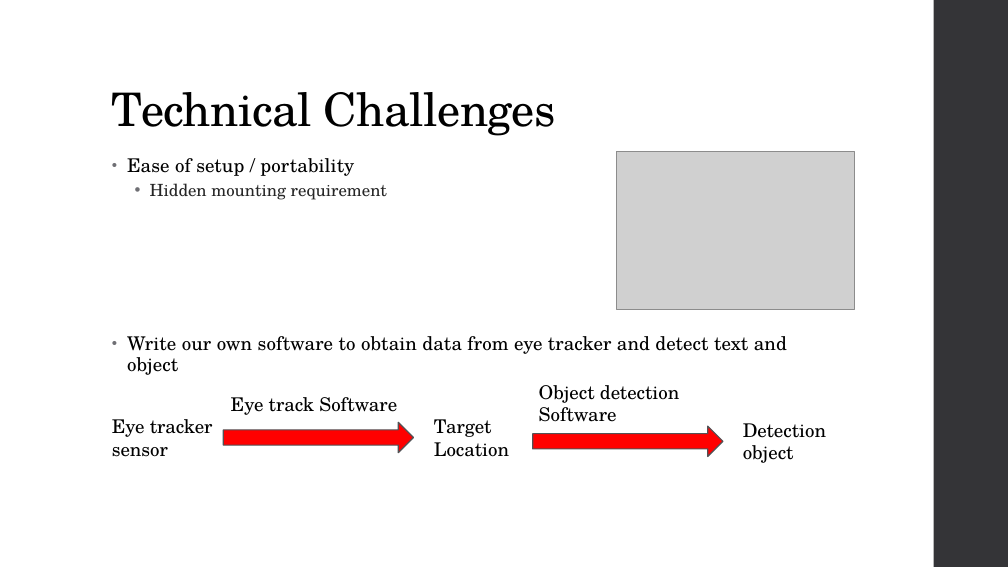
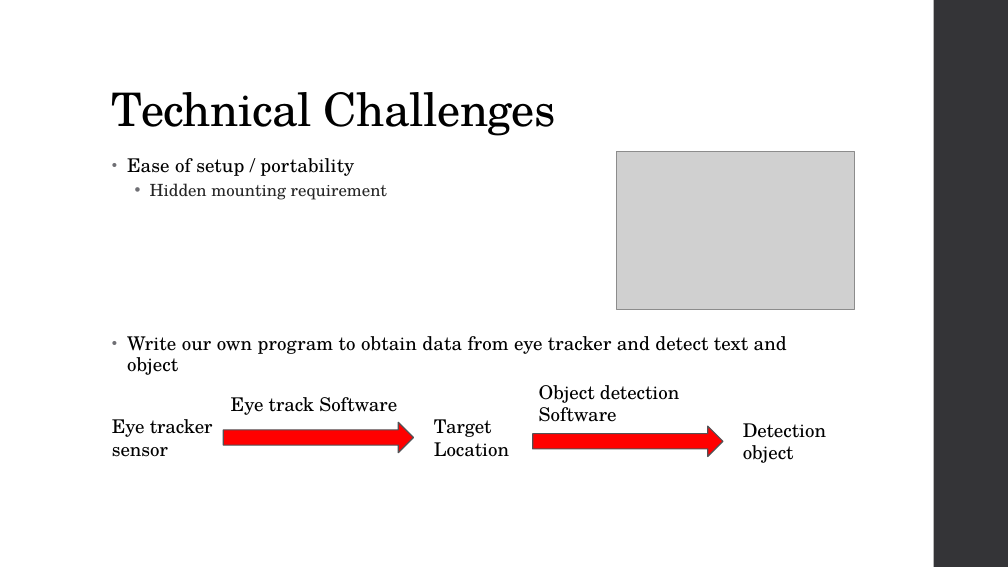
Before and after one commit to diederichk/StepCounter, a slide deck: slide 6 of ProposalPresentation/Proposal.pptx (slide 7 before the commit). Drawn at 1008x567 pixels with LibreOffice and Linux fonts; fonts in the diff are those of the drawing; grey boxes stand for pictures. Boxes give left, top, right and bottom in pixels: in the first picture for what was removed or moved away, otherwise in the second. Text is boxed around its words. In the diff, an @@ line names an element or a change of style, - is before the commit and + after.

```diff
--- a/ProposalPresentation/Proposal.pptx
+++ b/ProposalPresentation/Proposal.pptx
@@ text at (127,336,787,375): text changed @@
-• Write our own software to obtain data from eye tracker and detect text and object
+• Write our own program to obtain data from eye tracker and detect text and object
```
Also in this commit, not shown: 4 other slides changed, 1 slide removed.
